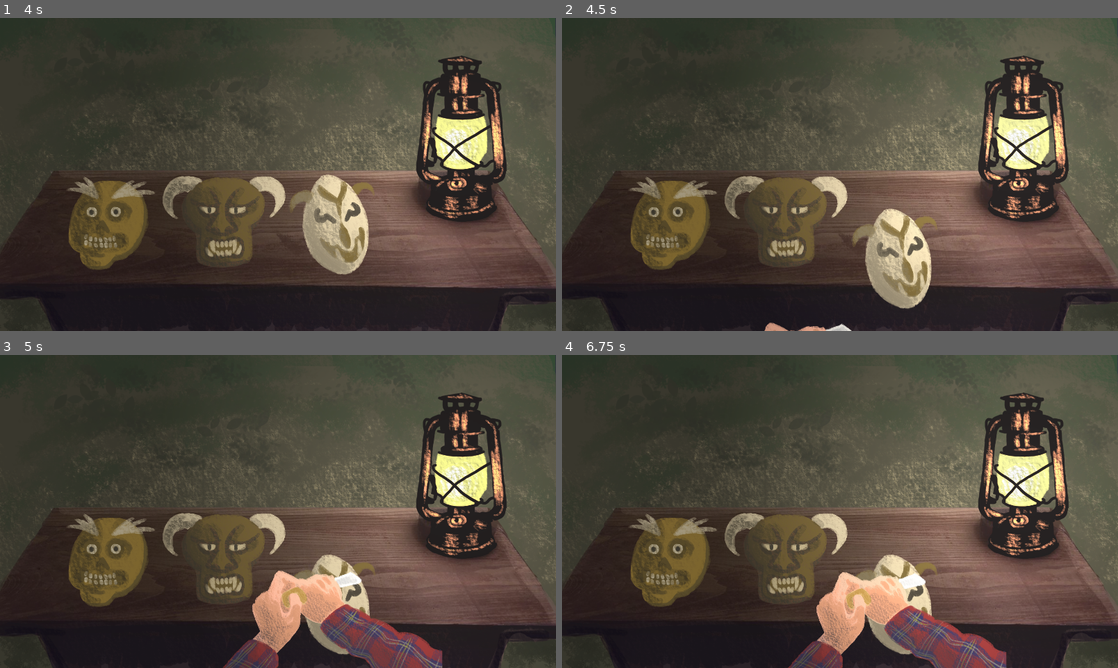
Above: before the commit, frames 1-4 (two rows, left to right).
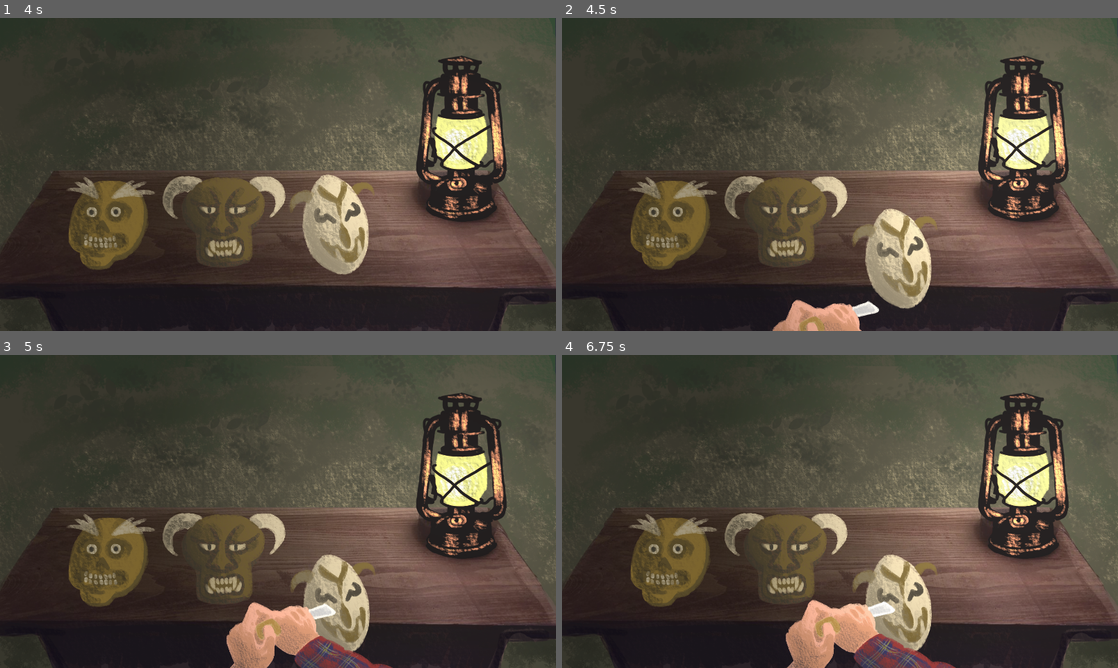
Above: after the commit, the same moments.

Repository: serrureriehurluberlesque/GGJ2026
Game: Godot game, scene res://scenes/main/main.tscn
Same seed, same stepped clock (60 frames per second), same inputs: the game is played once before the commit and once after it.
Inputs (mouse positions are in pixels of both pictures, inside the frame that each line leads up to):
- Up to frame 1 (4 s): tap Enter at 0.5, 2 s; move the mouse to (400, 158) at 0.52 s; hold Up (ui_up) 0.53-1.28 s; hold E (activate) 0.53-1.28 s; click (400, 158) at 0.67 s; tap Space at 1.25 s; move the mouse to (166, 190) at 1.27 s; hold Down (ui_down) 1.28-2.03 s; click (166, 190) at 1.35 s; move the mouse to (333, 105) at 2.02 s; hold E (activate) 2.03-2.78 s; hold Up (ui_up) 2.03-3.53 s; move the mouse to (278, 190) at 2.77 s; click (278, 190) at 2.85 s; move the mouse to (333, 224) at 3.52 s; hold Down (ui_down) from 3.53 s (still down); hold E (activate) from 3.53 s (still down); click (333, 224) at 3.67 s
- Up to frame 2 (4.5 s): keep holding Down (ui_down); move the mouse to (784, 221) at 4.27 s; release E (activate) at 4.28 s; click (784, 221) at 4.35 s
- Up to frame 3 (5 s): keep holding Down (ui_down)
- Up to frame 4 (6.75 s): move the mouse to (673, 558) at 5.02 s; hold E (activate) 5.03-5.78 s; click (673, 558) at 5.17 s; move the mouse to (756, 433) at 5.77 s; release Down (ui_down) at 5.78 s; hold Up (ui_up) from 5.78 s (still down); click (756, 433) at 5.85 s; move the mouse to (962, 495) at 6.52 s; hold E (activate) from 6.53 s (still down)

Frame 1 is identical in both runs. In frame 2, 1.3% of the frame differs, in the area x 36-58%, y 90-100%; in frame 3, 7.1%; in frame 4, 7.1%, in the area x 40-80%, y 69-100%.

Commit message:
update intro animaton

Diff:
--- a/ggj2026/scenes/main/main.gd
+++ b/ggj2026/scenes/main/main.gd
@@ -57,7 +57,7 @@
 
 func intro_second_part() -> void:
 	$AudioStreamPlayer.stop()
-	$Sound1.play()
+	$Sound2.play()
 	camera_trans(CAMERA_UP)
 	camera_pos = "up"
 	await $Camera/TransTimer.timeout
--- a/ggj2026/scenes/main/main.tscn
+++ b/ggj2026/scenes/main/main.tscn
@@ -24,6 +24,8 @@
 [ext_resource type="AudioStream" uid="uid://cerm05w7iwxb3" path="res://scenes/main/assets/sounds/lamp flicker.wav" id="18_p8abn"]
 [ext_resource type="AudioStream" uid="uid://ci6354o6mhxck" path="res://scenes/main/assets/sounds/lamp off.wav" id="18_pg34l"]
 [ext_resource type="Texture2D" uid="uid://mtpvr7eyfigs" path="res://scenes/main/assets/anim_intro_mains.png" id="23_p8abn"]
+[ext_resource type="AudioStream" uid="uid://d204xvapmbwos" path="res://scenes/main/assets/chisel wood intro.wav" id="24_37hlw"]
+[ext_resource type="AudioStream" uid="uid://dno133hlbthry" path="res://scenes/main/assets/branch crack.wav" id="25_6llfj"]
 
 [sub_resource type="CanvasTexture" id="CanvasTexture_7smn1"]
 diffuse_texture = ExtResource("6_raeie")
@@ -93,10 +95,27 @@
 tracks/2/interp = 1
 tracks/2/loop_wrap = true
 tracks/2/keys = {
-"times": PackedFloat32Array(0, 0.6333333, 0.9, 2.4333334, 2.6666667, 3.6666667),
-"transitions": PackedFloat32Array(1, 1, 1, 1, 1, 1),
-"update": 0,
-"values": [Vector2(861, 2447), Vector2(778, 2303), Vector2(1055, 2030), Vector2(804, 2253), Vector2(1061, 2028), Vector2(861, 2447)]
+"times": PackedFloat32Array(0, 0.6666667, 1, 2.3666666, 2.6666667, 2.8333333, 3.6666667),
+"transitions": PackedFloat32Array(1, 1, 1, 1, 1, 1, 1),
+"update": 0,
+"values": [Vector2(861, 2447), Vector2(909, 2179), Vector2(966, 2141), Vector2(897, 2186), Vector2(948, 2140), Vector2(949, 2134), Vector2(861, 2447)]
+}
+tracks/3/type = "method"
+tracks/3/imported = false
+tracks/3/enabled = true
+tracks/3/path = NodePath("Sound1")
+tracks/3/interp = 1
+tracks/3/loop_wrap = true
+tracks/3/keys = {
+"times": PackedFloat32Array(0.7, 2.5),
+"transitions": PackedFloat32Array(1, 1),
+"values": [{
+"args": [0.0],
+"method": &"play"
+}, {
+"args": [0.0],
+"method": &"play"
+}]
 }
 
 [sub_resource type="Animation" id="Animation_s17dp"]
@@ -451,6 +470,10 @@
 autoplay = true
 
 [node name="Sound1" type="AudioStreamPlayer" parent="." unique_id=1090949677]
+stream = ExtResource("24_37hlw")
+
+[node name="Sound2" type="AudioStreamPlayer" parent="." unique_id=749459379]
+stream = ExtResource("25_6llfj")
 
 [node name="Hands_20" type="Node2D" parent="." unique_id=1458528297]
 z_index = 20
Not shown, added: ggj2026/scenes/main/assets/branch crack.wav.import
Not shown, added: ggj2026/scenes/main/assets/chisel wood intro.wav.import
Not shown, added: ggj2026/scenes/main/assets/branch crack.wav
Not shown, added: ggj2026/scenes/main/assets/chisel wood intro.wav
Not shown, added: raw_assets/branch crack.wav
Not shown, added: raw_assets/chisel wood intro.wav
